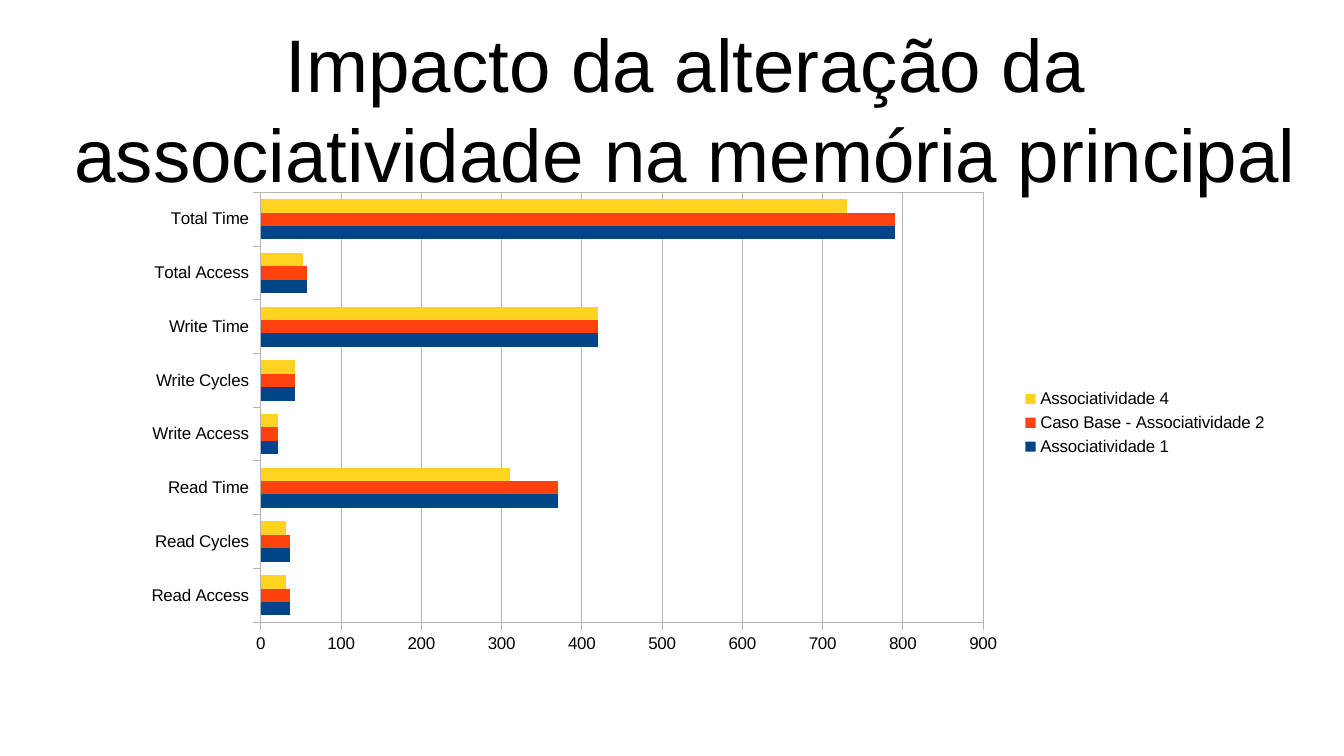
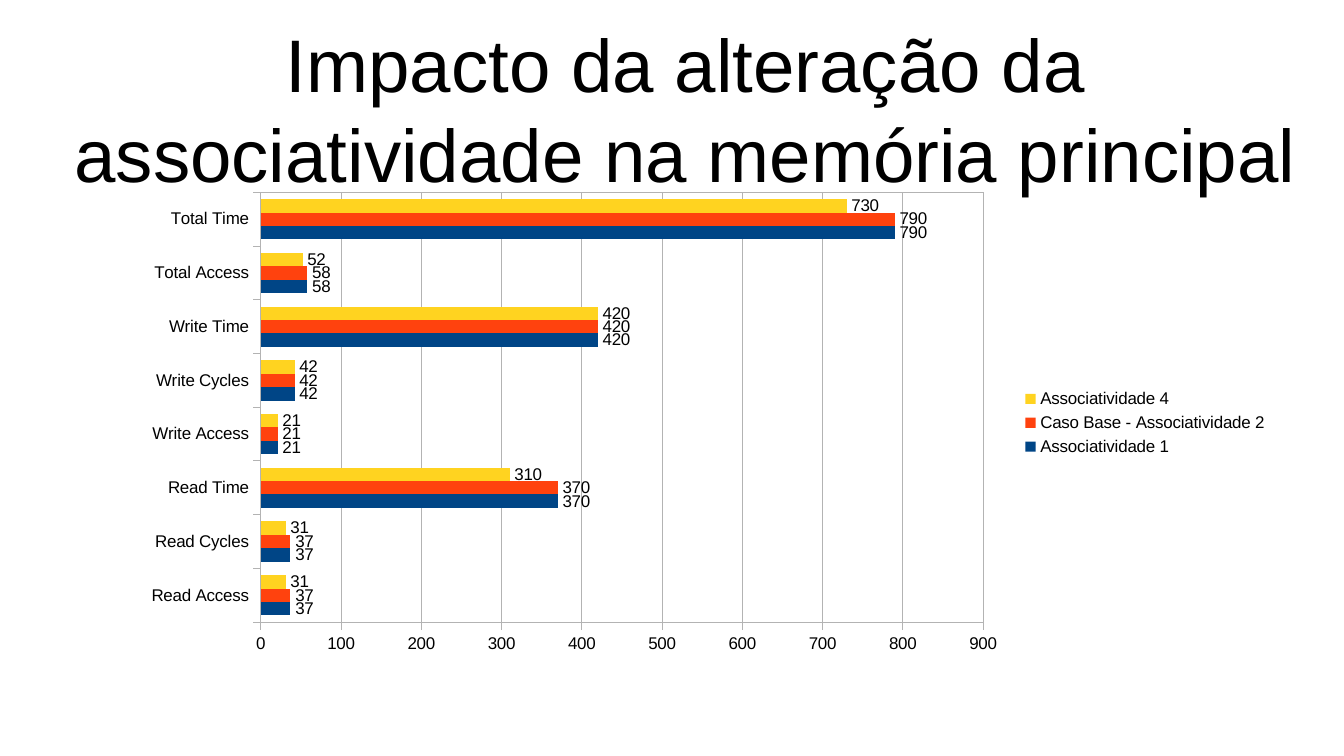
Before and after one commit to RafaelAmauri/Arquitetura-de-Computadores-3, a slide deck: slide 2 of Amnesia/Slides e Coisas/Alteração Associatividade/Slides.odp. Drawn at 1344x756 pixels with LibreOffice and Linux fonts; fonts in the diff are those of the drawing. Boxes give left, top, right and bottom in pixels: in the first picture for what was removed or moved away, otherwise in the second. Text is boxed around its words. In the diff, an @@ line names an element or a change of style, - is before the commit and + after.

```diff
--- a/Amnesia/Slides e Coisas/Alteração Associatividade/Slides.odp
+++ b/Amnesia/Slides e Coisas/Alteração Associatividade/Slides.odp
@@ bar chart at box(128, 183, 1281, 663) @@
-Associatividade 1: 40, 40, 370, 20, 40, 420, 60, 790
+Associatividade 1: 37, 37, 370, 21, 42, 420, 58, 790
@@ data labels of Associatividade 1 added @@
-Caso Base - Associatividade 2: 40, 40, 370, 20, 40, 420, 60, 790
+Caso Base - Associatividade 2: 37, 37, 370, 21, 42, 420, 58, 790
@@ data labels of Caso Base - Associatividade 2 added @@
-Associatividade 4: 30, 30, 310, 20, 40, 420, 50, 730
+Associatividade 4: 31, 31, 310, 21, 42, 420, 52, 730
@@ data labels of Associatividade 4 added @@
```
Also in this commit, not shown: 1 other slide changed, 12 other files.
